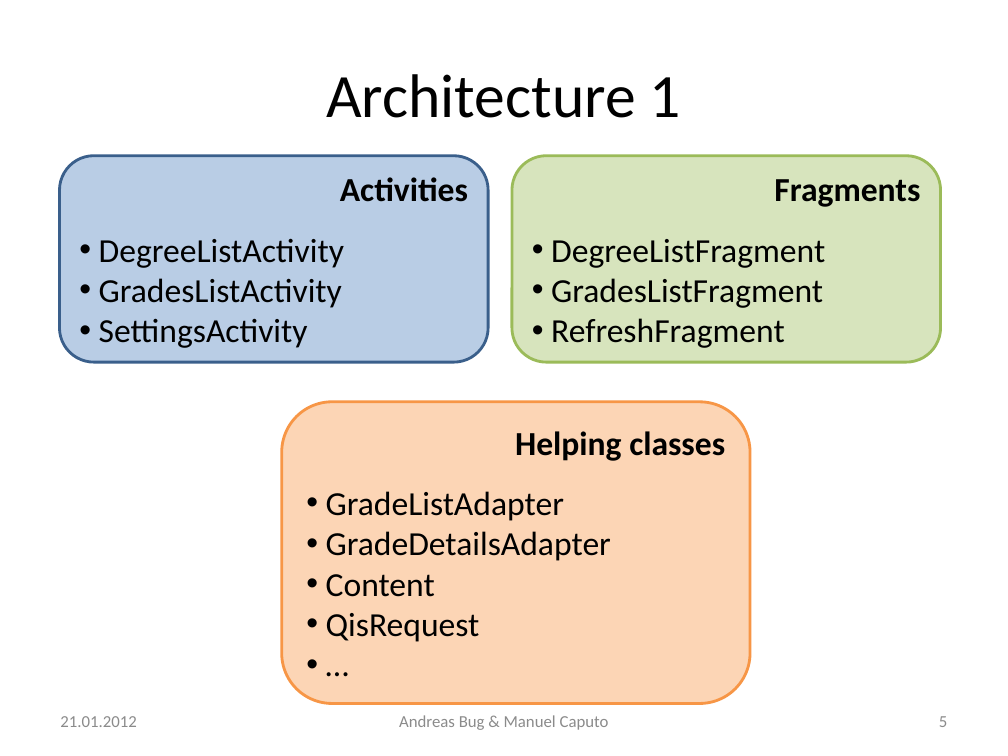
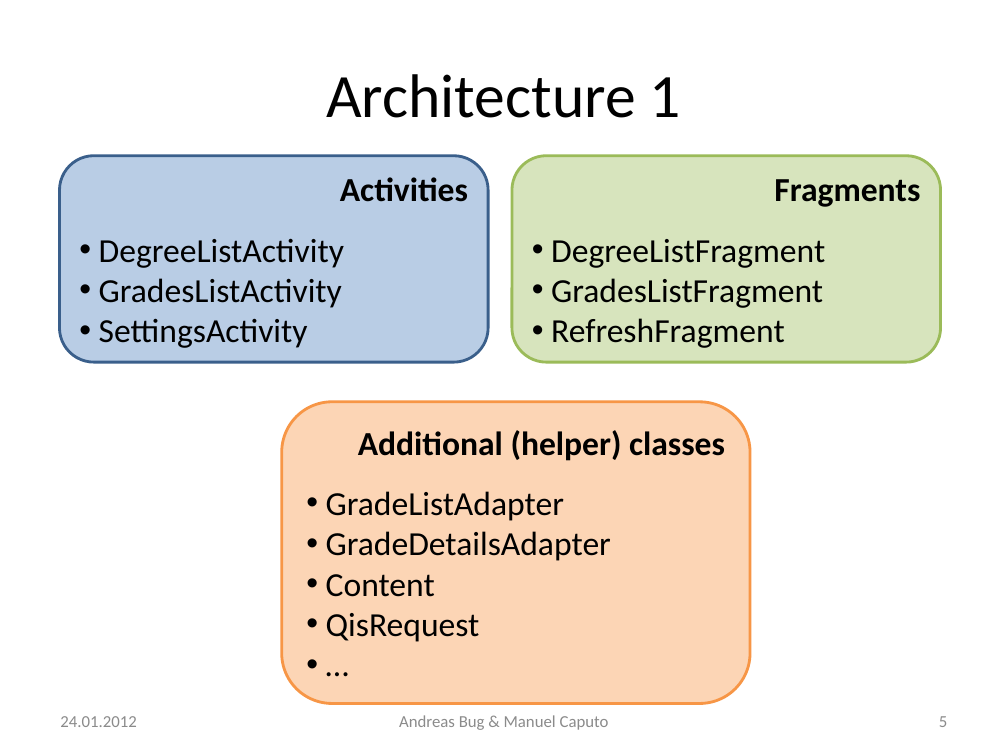
Before and after one commit to n0rf/htwg-grade-app, a slide deck: slide 5 of docs/notenapp-praesi.pptx. Drawn at 1008x756 pixels with LibreOffice and Linux fonts; fonts in the diff are those of the drawing. Boxes give left, top, right and bottom in pixels: in the first picture for what was removed or moved away, otherwise in the second. Text is boxed around its words. In the diff, an @@ line names an element or a change of style, - is before the commit and + after.

```diff
--- a/docs/notenapp-praesi.pptx
+++ b/docs/notenapp-praesi.pptx
@@ text in rounded rectangle at (358,430,725,461): text changed @@
-Helping classes
+Additional (helper) classes
@@ text at (60,716,136,727): text changed @@
-21.01.2012
+24.01.2012
```
Also in this commit, not shown: 13 other slides changed.
